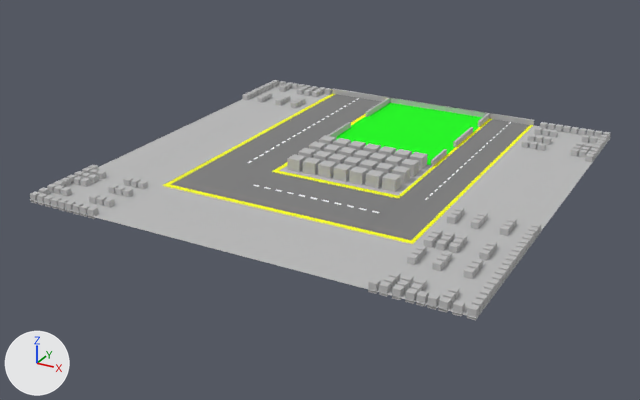
The OBJ model GM31_01/asset/model/Map/map.obj: old version first, new version second.
The view is the same before and after, from a 50 mm camera at (440.0, -861.0, 380.0) aimed at (-18.0, -29.0, -36.0). Every picture has the same lights, and +X, +Y and +Z are marked at lower left. Where no turn or scale is listed for an object, it has been applied to the vertices. Vertices at the same position are counted once.

In view in the first picture: 'map'.
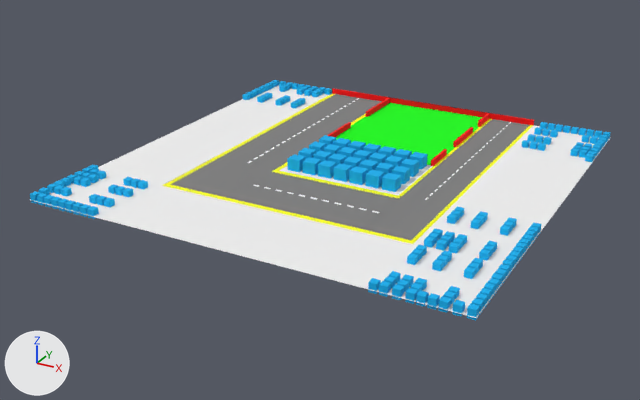
Diff of the bpy script that builds the scene:
```diff
--- a/GM31_01/asset/model/Map/map.obj.py
+++ b/GM31_01/asset/model/Map/map.obj.py
@@ img_ground_png @@
+img_ground_png = load_image('ground.png', 'ground.png', 832, 799, 'sRGB')
@@ img_boundaries_png @@
+img_boundaries_png = load_image('boundaries.png', 'boundaries.png', 831, 799, 'sRGB')
@@ img_house_png @@
+img_house_png = load_image('house.png', 'house.png', 832, 798, 'sRGB')
@@ mat_lambert12sg @@
+mat_lambert12sg = principled_material('lambert12SG')
+mat_lambert12sg.texture = img_ground_png
+mat_lambert12sg.roughness = 1.0
@@ mat_lambert13sg @@
+mat_lambert13sg = principled_material('lambert13SG')
+mat_lambert13sg.texture = img_boundaries_png
+mat_lambert13sg.roughness = 1.0
@@ mat_lambert11sg @@
+mat_lambert11sg = principled_material('lambert11SG')
+mat_lambert11sg.texture = img_house_png
+mat_lambert11sg.roughness = 1.0
@@ me_map @@
 me_map.from_pydata(...)  # 1653 vertices, 1231 faces; spans x -250.0..250.0, y -250.0..252.0, z -6.0..14.0
 # used by ob_map; location = (0.0, 0.0, 0.0)
+# me_map part 1: 6 of the faces centred in x 0.0..200.0, y -200.0..200.0, z 0.0 switch from mat_initialshadinggroup (grey #bcbcbc) to mat_lambert12sg (picture img_ground_png)
+# me_map part 2: 2 of the faces centred in x -200.0, y 0.0..200.0, z 0.0 switch from mat_initialshadinggroup (grey #bcbcbc) to mat_lambert12sg (picture img_ground_png)
+# me_map part 3: 1 of the faces centred in x -200.0, y -200.0, z 0.0 switch from mat_initialshadinggroup (grey #bcbcbc) to mat_lambert12sg (picture img_ground_png)
+# me_map part 4: 390 of the faces centred in x 151.0..249.0, y -249.0..-61.0, z -3.0..7.0 switch from mat_initialshadinggroup (grey #bcbcbc) to mat_lambert11sg (picture img_house_png)
+# me_map part 5: 204 of the faces centred in x -249.0..-161.0, y -249.0..-151.0, z -3.0..7.0 switch from mat_initialshadinggroup (grey #bcbcbc) to mat_lambert11sg (picture img_house_png)
+# me_map part 6: 204 of the faces centred in x -249.0..-151.0, y 161.0..249.0, z -3.0..7.0 switch from mat_initialshadinggroup (grey #bcbcbc) to mat_lambert11sg (picture img_house_png)
+# me_map part 7: 204 of the faces centred in x 161.0..249.0, y 151.0..249.0, z -3.0..7.0 switch from mat_initialshadinggroup (grey #bcbcbc) to mat_lambert11sg (picture img_house_png)
+# me_map part 8: 168 of the faces centred in x -53.0..83.0, y -43.0..48.0, z -6.0..14.0 switch from mat_initialshadinggroup (grey #bcbcbc) to mat_lambert11sg (picture img_house_png)
+# me_map part 9: 24 of the faces centred in x 87.0..150.0, y 49.0..252.0, z -3.0..7.0 switch from mat_initialshadinggroup (grey #bcbcbc) to mat_lambert13sg (picture img_boundaries_png)
+# me_map part 10: 18 of the faces centred in x -150.0..-57.0, y 50.0..252.0, z -3.0..7.0 switch from mat_initialshadinggroup (grey #bcbcbc) to mat_lambert13sg (picture img_boundaries_png)
+# me_map part 11: 4 of the faces centred in x 15.0, y 249.0..252.0, z -3.0..7.0 switch from mat_initialshadinggroup (grey #bcbcbc) to mat_lambert13sg (picture img_boundaries_png)
 me_map.materials.append(mat_lambert9sg)
```

Where the change shows, as pixel boxes (x1, y1, x2, y2) in the pictures (640 x 400 px):
part 1 of me_map, recoloured (grey to white): (102, 125, 611, 318) in both
part 2 of me_map, recoloured (grey to white): (98, 85, 332, 185) in both
part 3 of me_map, recoloured (grey to white): (31, 173, 162, 219) in both
part 4 of me_map, recoloured (grey to blue): (368, 207, 541, 320) in both
part 5 of me_map, recoloured (grey to blue): (30, 165, 148, 219) in both
part 6 of me_map, recoloured (grey to blue): (243, 80, 332, 108) in both
part 7 of me_map, recoloured (grey to blue): (522, 122, 610, 163) in both
part 8 of me_map, recoloured (grey to blue): (287, 135, 428, 192) in both
part 9 of me_map, recoloured (grey to red): (431, 113, 534, 166) in both
part 10 of me_map, recoloured: (327, 88, 391, 137) in both
part 11 of me_map, recoloured (green to red): (390, 98, 487, 117) in both
